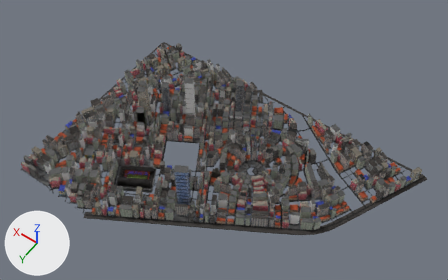
A saved change to the FBX model assets/app-models/city-block_1.fbx.
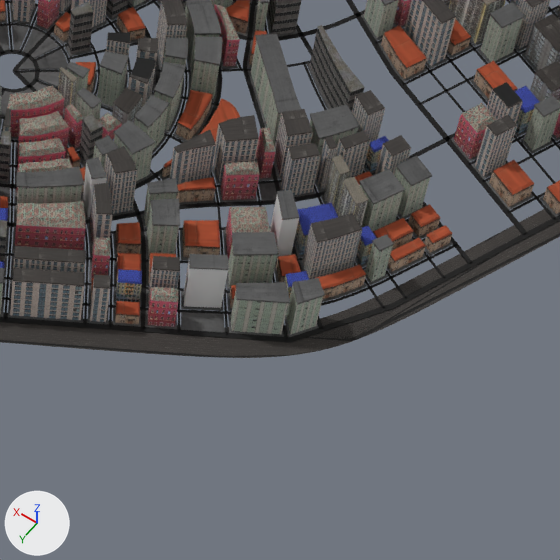
The first picture shows the older version from a 50 mm camera at (-221.0, 161.0, 565.0) aimed at (30.0, -191.0, 13.0). The close-ups show the older and then the newer version on the part from 56% to 83% of the width and 56% to 100% of the height of that picture. Only the edits that show in the close-ups are written down. Arrows for +X, +Y and +Z are at lower left; the lights stay in place.

Names of what the first close-up shows: 'Roads.002'.
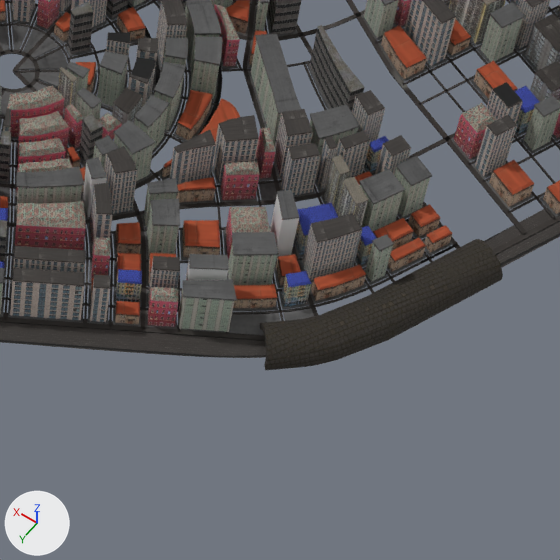
Diff of the bpy script that builds the scene:
```diff
--- a/assets/app-models/city-block_1.fbx.py
+++ b/assets/app-models/city-block_1.fbx.py
@@ mat_cc_bricksdark @@
+mat_cc_bricksdark = principled_material('CC_bricksDark')
+mat_cc_bricksdark.texture = img_bricksdark_jpg
+mat_cc_bricksdark.roughness = 0.95
@@ me_roads_001 @@
 # used by ob_roads_002; location = (24.0, -178.1, -34.0)
-me_roads_001.from_pydata(...)  # 65158 vertices, 107483 faces; spans x -200.0..197.0, y -137.0..138.0, z 0.0..71.0
+me_roads_001.from_pydata(...)  # 65582 vertices, 108331 faces; spans x -200.0..197.0, y -137.0..138.0, z -2.0..71.0
+# me_roads_001 part 1: a new loose piece of 448 vertices spanning x -160.0..-118.0, y -48.0..14.0, z -2.0..5.0, in mat_cc_bricksdark (picture img_bricksdark_jpg)
+# me_roads_001 part 2: 16 vertices moved from x -124.0..-113.0, y -1.0..10.0, z 0.0..15.0 to x -113.0..-102.0, y 6.0..17.0, z 0.0..15.0; 38 vertices removed from x -130.0..-111.0, y -6.0..10.0, z 0.0..16.0; 14 vertices added at x -110.0..-100.0, y 6.0..17.0, z 0.0..16.0
 me_roads_001.materials.append(mat_cc_ceramicroofbig_001)
@@ me_roads_001 @@
 me_roads_001.materials.append(mat_road)
+me_roads_001.materials.append(mat_cc_bricksdark)  # picture img_bricksdark_jpg
```

Boxes [x1, y1, x2, y2] around the edits, measured in the close-ups (560 x 560 px; the box of a moved part takes in the faces that stretch with it):
'Roads.002', reshaped
    before: [0, 0, 560, 358]
    after: [0, 0, 560, 370]
part 1 of me_roads_001, added
    after: [260, 239, 503, 370]
part 2 of me_roads_001, moved or reshaped
    before: [231, 278, 325, 335]
    after: [178, 279, 237, 332]
